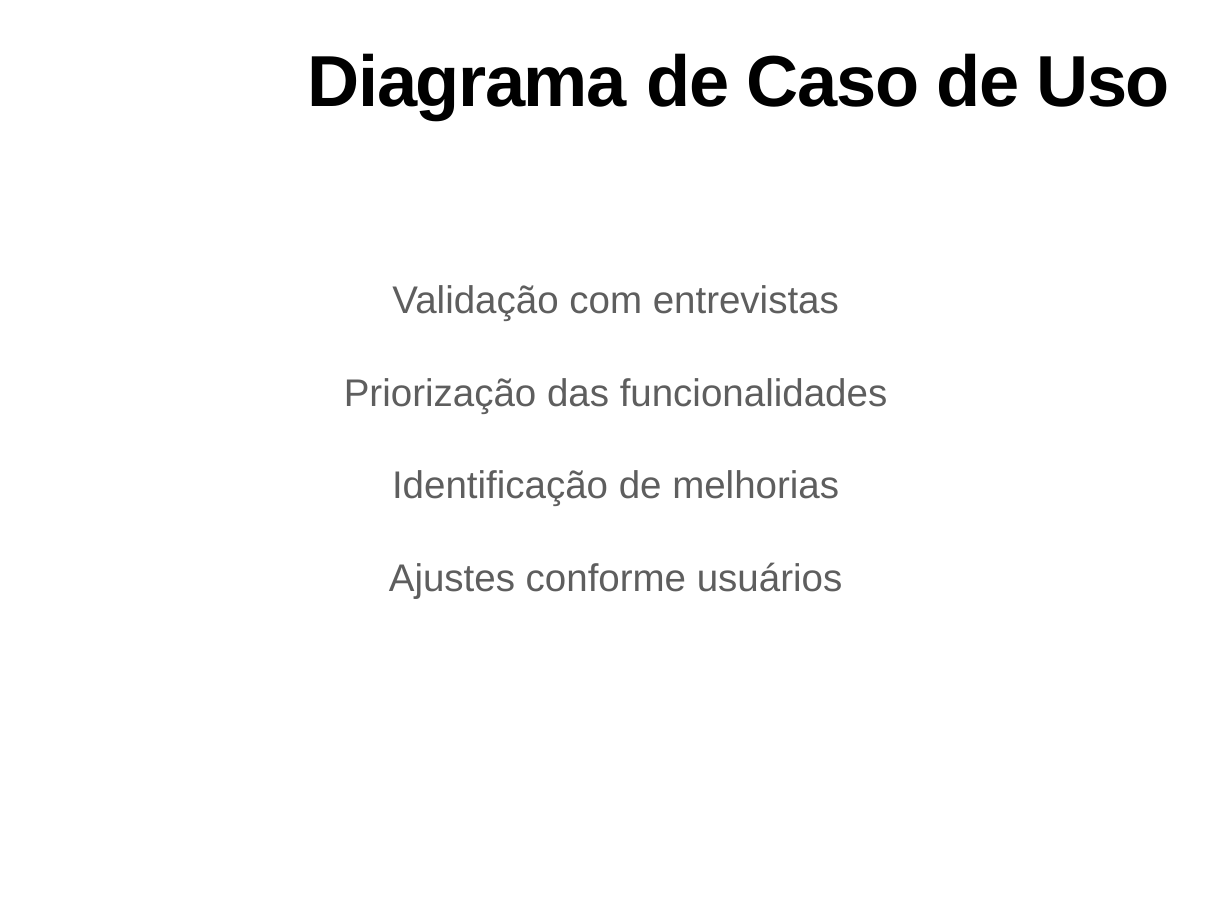
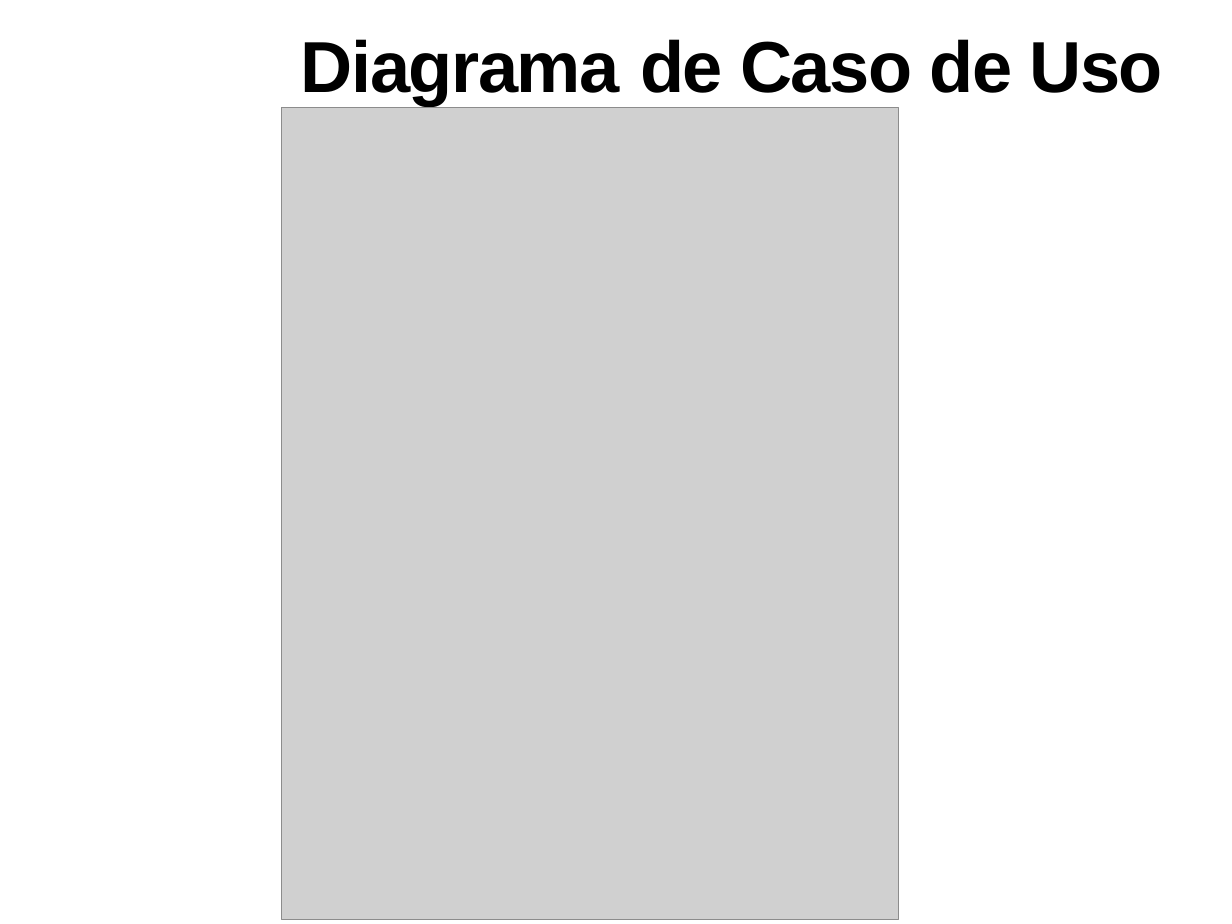
Before and after one commit to DaniloRibs/PetLink, a slide deck: slide 8 of Apresentação/FAI_SI_AE_IV-Slides 2 PetLink.pptx (slide 7 before the commit). Drawn at 1232x924 pixels with LibreOffice and Linux fonts; fonts in the diff are those of the drawing; grey boxes stand for pictures; background and template pictures are left out. Boxes give left, top, right and bottom in pixels: in the first picture for what was removed or moved away, otherwise in the second. Text is boxed around its words. In the diff, an @@ line names an element or a change of style, - is before the commit and + after.

```diff
--- a/Apresentação/FAI_SI_AE_IV-Slides 2 PetLink.pptx
+++ b/Apresentação/FAI_SI_AE_IV-Slides 2 PetLink.pptx
@@ title "Diagrama de Caso de Uso": place and size @@
-title "Diagrama de Caso de Uso" at [308, 53, 1169, 120]
+title "Diagrama de Caso de Uso" at [301, 39, 1163, 106]
@@ picture added at [282, 107, 898, 920] @@
@@ text removed at [344, 285, 887, 598] @@
-Validação com entrevistas
-Priorização das funcionalidades
-Identificação de melhorias
-Ajustes conforme usuários
```
Also in this commit, not shown: 2 other slides changed, 5 slides added, 4 slides removed, 5 other files.
